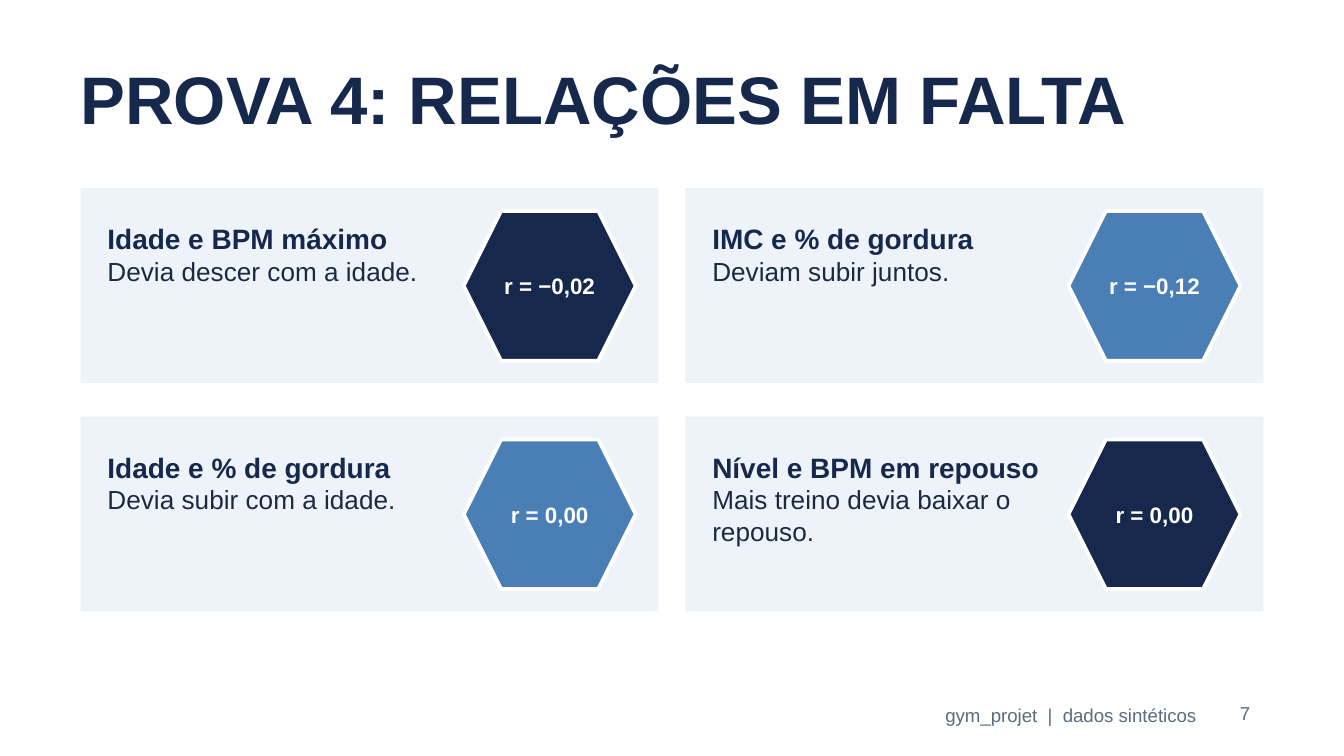
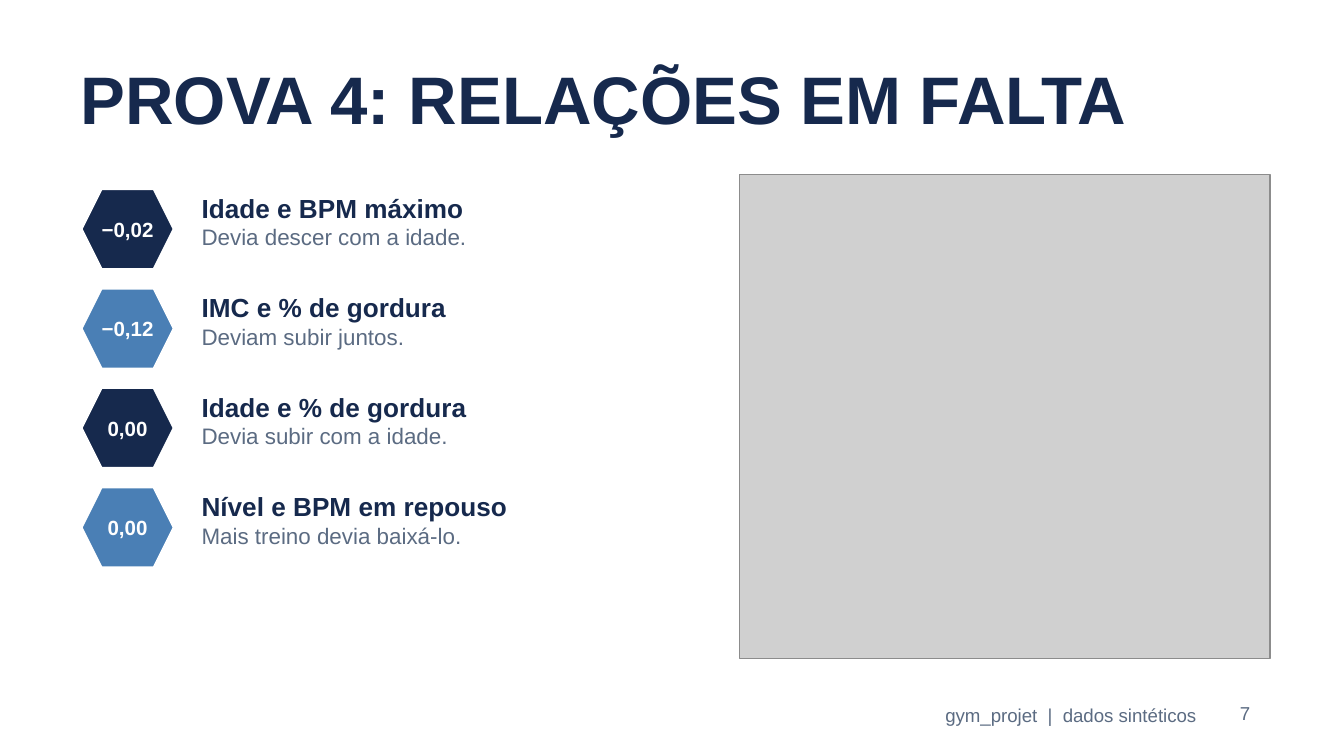
Before and after one commit to pintoleodgar/gym_projet, a slide deck: slide 7 of apresentacao/gym_projet.pptx. Drawn at 1344x756 pixels with LibreOffice and Linux fonts; fonts in the diff are those of the drawing; grey boxes stand for pictures; background and template pictures are left out. Boxes give left, top, right and bottom in pixels: in the first picture for what was removed or moved away, otherwise in the second. Text is boxed around its words. In the diff, an @@ line names an element or a change of style, - is before the commit and + after.

Commit message:
Apresentação com as figuras do projeto
Os slides das provas e das consequências passam a mostrar os painéis
das figuras geradas pelos scripts, em vez de gráficos refeitos.

```diff
--- a/apresentacao/gym_projet.pptx
+++ b/apresentacao/gym_projet.pptx
@@ picture added at (x1=739, y1=175, x2=1270, y2=659) @@
@@ rectangle removed at (x1=81, y1=188, x2=659, y2=383) @@
@@ hexagon added at (x1=81, y1=188, x2=175, y2=270), fill #16294D, outline #FFFFFF 2 pt, 11 pt, text #FFFFFF, bold @@
+−0,02
@@ text "Idade e BPM máximo" moved from (x1=107, y1=228, x2=417, y2=282) to (x1=202, y1=199, x2=466, y2=245) @@
@@ text "Idade e BPM máximo" at (x1=202, y1=199, x2=466, y2=245): size 15 to 14 pt in "Idade e BPM máximo"; size 14 to 12 pt, text colour #1B2A41 to #5B6B82 in "Devia descer com a idade." @@
@@ rectangle removed at (x1=685, y1=188, x2=1263, y2=383) @@
@@ hexagon removed at (x1=1068, y1=211, x2=1241, y2=360) @@
-r = −0,12
@@ hexagon "−0,12" resized from (x1=464, y1=211, x2=636, y2=360) to (x1=81, y1=288, x2=175, y2=370) @@
@@ hexagon "−0,12" at (x1=81, y1=288, x2=175, y2=370): fill #16294D to #4A7FB5 @@
@@ text "IMC e % de gordura" moved from (x1=712, y1=228, x2=974, y2=287) to (x1=202, y1=298, x2=446, y2=350) @@
@@ text "IMC e % de gordura" at (x1=202, y1=298, x2=446, y2=350): size 15 to 14 pt in "IMC e % de gordura"; size 14 to 12 pt, text colour #1B2A41 to #5B6B82 in "Deviam subir juntos." @@
@@ text in hexagon at (x1=102, y1=321, x2=154, y2=339): text changed; size 12 to 11 pt @@
-r = −0,02
+−0,12
@@ hexagon "0,00" resized from (x1=464, y1=439, x2=636, y2=589) to (x1=81, y1=387, x2=175, y2=469) @@
@@ hexagon "0,00" at (x1=81, y1=387, x2=175, y2=469): fill #4A7FB5 to #16294D @@
@@ rectangle removed at (x1=81, y1=417, x2=659, y2=612) @@
@@ text "Idade e % de gordura" moved from (x1=107, y1=457, x2=395, y2=510) to (x1=202, y1=398, x2=466, y2=444) @@
@@ text "Idade e % de gordura" at (x1=202, y1=398, x2=466, y2=444): size 15 to 14 pt in "Idade e % de gordura"; size 14 to 12 pt, text colour #1B2A41 to #5B6B82 in "Devia subir com a idade." @@
@@ rectangle removed at (x1=685, y1=417, x2=1263, y2=612) @@
@@ text in hexagon at (x1=108, y1=421, x2=148, y2=439): text changed; size 12 to 11 pt @@
-r = 0,00
+0,00
@@ hexagon "0,00" at (x1=81, y1=487, x2=175, y2=569): fill #16294D to #4A7FB5 @@
@@ hexagon "0,00" resized from (x1=1068, y1=439, x2=1241, y2=589) to (x1=81, y1=487, x2=175, y2=569) @@
@@ text at (x1=202, y1=497, x2=507, y2=522): size 15 to 14 pt in "Nível e BPM em repouso" @@
@@ text "Nível e BPM em repouso" moved from (x1=712, y1=457, x2=1038, y2=547) to (x1=202, y1=497, x2=507, y2=544) @@
@@ text in hexagon at (x1=108, y1=520, x2=148, y2=538): text changed; size 12 to 11 pt @@
-r = 0,00
+0,00
@@ text at (x1=202, y1=527, x2=462, y2=544): text changed; size 14 to 12 pt; text colour #1B2A41 to #5B6B82 @@
-Mais treino devia baixar o repouso.
+Mais treino devia baixá-lo.
```
Also in this commit, not shown: 6 other slides changed, 1 slide added.
